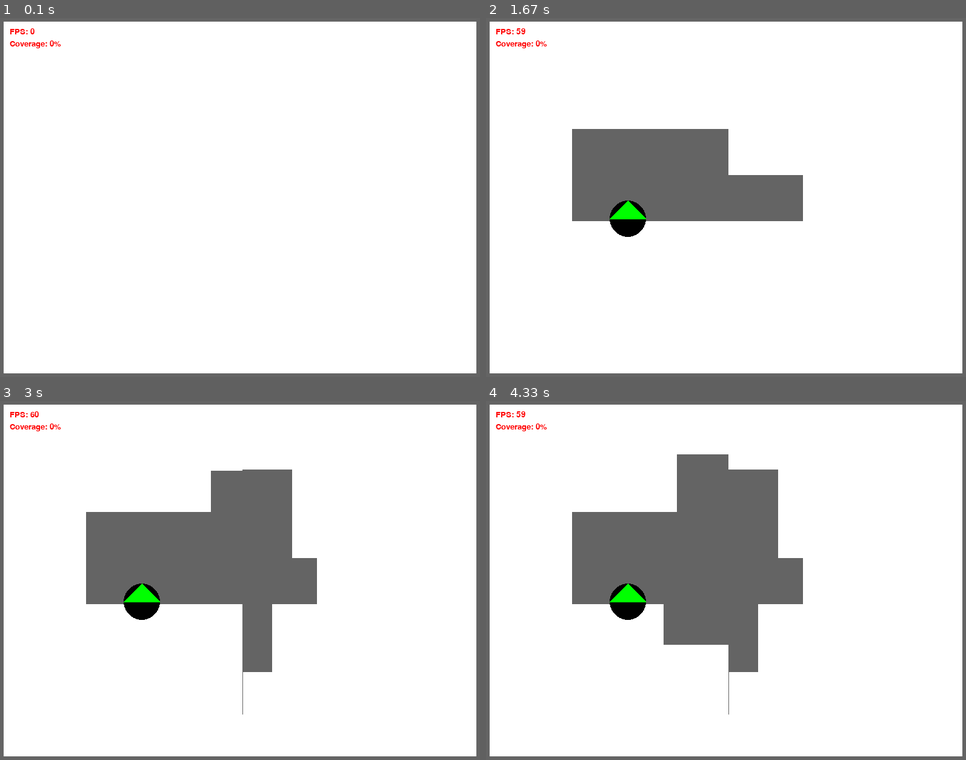
Above: before the commit, frames 1-4 (two rows, left to right).
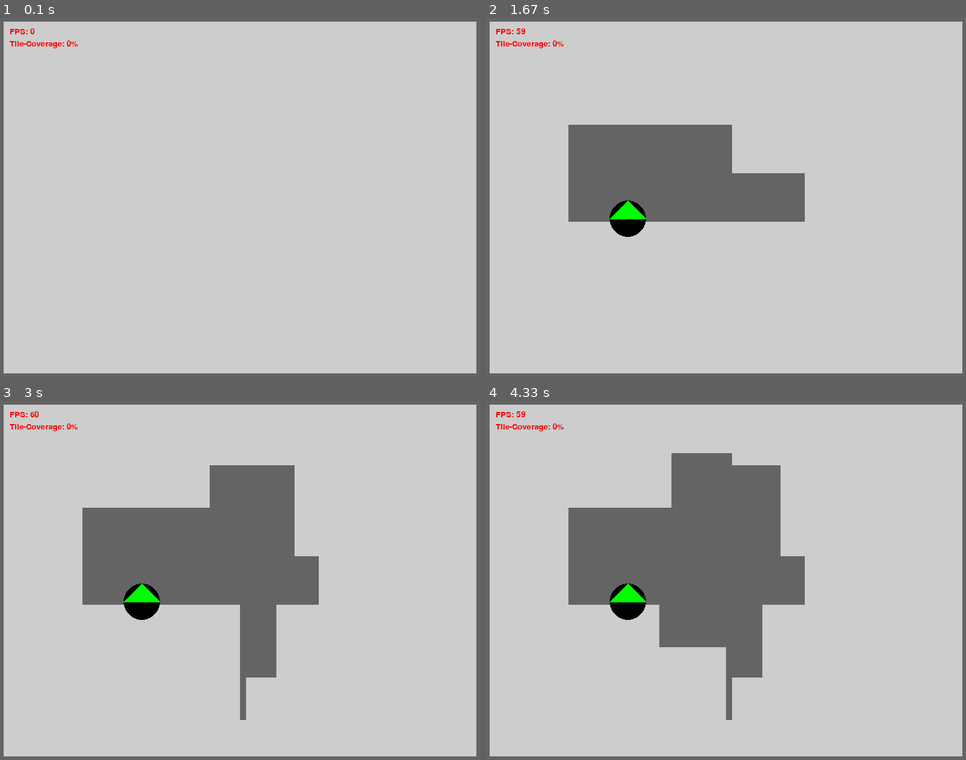
Above: after the commit, the same moments.

Repository: StatueFungus/VacuumCleanerSim
Game: pygame game, started from VacuumCleanerSim.py
Same seed, same stepped clock (60 frames per second), same inputs: the game is played once before the commit and once after it.
Inputs (mouse positions are in pixels of both pictures, inside the frame that each line leads up to):
- Up to frame 1 (0.1 s): no input
- Up to frame 2 (1.67 s): press the mouse at (730, 222) at 0.37 s; move the mouse to (668, 211) at 0.47 s; release the mouse at (610, 201) at 0.6 s; tap R at 0.67 s; press the mouse at (730, 222) at 1.03 s; move the mouse to (649, 175) at 1.13 s; release the mouse at (572, 129) at 1.27 s; press the mouse at (730, 222) at 1.37 s; move the mouse to (764, 197) at 1.47 s; release the mouse at (802, 175) at 1.6 s
- Up to frame 3 (3 s): press the mouse at (244, 605) at 1.7 s; move the mouse to (244, 659) at 1.8 s; release the mouse at (244, 713) at 1.93 s; press the mouse at (244, 605) at 2.03 s; move the mouse to (268, 537) at 2.13 s; release the mouse at (292, 469) at 2.27 s; press the mouse at (244, 605) at 2.37 s; move the mouse to (259, 637) at 2.47 s; release the mouse at (273, 673) at 2.6 s; press the mouse at (244, 605) at 2.7 s; move the mouse to (225, 537) at 2.8 s; release the mouse at (211, 469) at 2.93 s
- Up to frame 4 (4.33 s): press the mouse at (730, 605) at 3.53 s; move the mouse to (697, 623) at 3.63 s; release the mouse at (663, 645) at 3.77 s; press the mouse at (730, 605) at 3.87 s; move the mouse to (702, 530) at 3.97 s; release the mouse at (678, 454) at 4.1 s; press the mouse at (730, 605) at 4.2 s; move the mouse to (649, 612) at 4.3 s

The runs differ from the first frame. In frame 1, 96% of the frame differs, in the area x 0-100%, y 1-99%; in frame 2, 86%; in frame 3, 81%; in frame 4, 79%.

Commit message:
implements partial coverage of tiles

Diff:
--- a/RoomEnvironment.py
+++ b/RoomEnvironment.py
@@ -2,6 +2,7 @@
 from events.ObstacleAdded import ObstacleAdded
 from events.RobotPlaced import RobotPlaced
 from events.TileCovered import TileCovered
+from events.TileCoveredByObstacle import TileCoveredByObstacle
 from sprite import Box
 from sprite.Obstacle import Obstacle
 from sprite.Robot import Robot
@@ -12,6 +13,8 @@
 
 class RoomEnvironment:
     def __init__(self, width: int, height: int, tile_size: int, obstacles=None, robot=None):
+        self.initial_events = []
+
         self.obstacles = []
         self.walls = []
         self.tiles = []
@@ -22,10 +25,10 @@
         self.tile_size = tile_size
 
         self.initialize_tiles()
-        self.initialize_walls()
+        self.initial_events.extend(self.initialize_walls())
 
         if obstacles is not None:
-            self.initialize_default_obstacles(obstacles)
+            self.initial_events.extend(self.initialize_default_obstacles(obstacles))
 
         if robot is not None:
             self.initialize_default_robot(robot)
@@ -36,7 +39,7 @@
         for event in events:
             if event is not None:
                 if event.type == EventType.OBSTACLE_DRAWN:
-                    new_events.append(self.handle_drawn_obstacle(event.drawn_obstacle))
+                    new_events.extend(self.handle_drawn_obstacle(event.drawn_obstacle))
                 if event.type == EventType.ROBOT_DRAWN:
                     new_events.append(self.handle_drawn_robot(event.drawn_robot))
                 if event.type == EventType.CONFIGURATION_CHANGED:
@@ -54,8 +57,11 @@
         self.walls.append(Obstacle(self.width - self.tile_size, self.tile_size, self.tile_size,
                                    self.height - 2 * self.tile_size, wall_color))
 
+        events = []
         for obstacle in self.walls:
-            self._add_obstacle(obstacle)
+            events.extend(self._add_obstacle(obstacle))
+
+        return events
 
     def initialize_tiles(self):
         for x in range(0, self.width, self.tile_size):
@@ -103,16 +109,23 @@
         if y < self.tile_size:
             y = self.tile_size
 
+        events = []
+
         # return ObstacleAdded event with clipped obstacle
         new_obstacle = Obstacle(x, y, width, height, DARK_GREY)
-        self._add_obstacle(new_obstacle)
-        return ObstacleAdded(new_obstacle)
+        events.extend(self._add_obstacle(new_obstacle))
+        events.append(ObstacleAdded(new_obstacle))
+
+        return events
 
     def _add_obstacle(self, obstacle: Obstacle):
         self.obstacles.append(obstacle)
         affected_tiles = self.get_affected_tiles(obstacle.rect.x, obstacle.rect.y, obstacle.width, obstacle.height)
+        events = []
         for tile in affected_tiles:
-            tile.state = TileState.COVERED_BY_OBSTACLE
+            events.append(TileCoveredByObstacle(tile))
+
+        return events
 
     def handle_drawn_robot(self, robot):
         x, y, radius = robot[0], robot[1], robot[2]
@@ -135,7 +148,7 @@
         if self.robot is not None:
             x, y, r = self.robot.x, self.robot.y, self.robot.radius
             affected_tiles = self.get_affected_tiles(x, y, r * 2, r * 2)
-            affected_covered_tiles = list(filter(lambda t: t.state == TileState.UNCOVERED and self.robot.covers_tile(t),
+            affected_covered_tiles = list(filter(lambda t: (t.state == TileState.UNCOVERED or t.state == TileState.COVERED) and self.robot.covers_tile(t),
                                                  affected_tiles))
 
             covered_tiles_events.extend(map(lambda t: TileCovered(t), affected_covered_tiles))
@@ -164,8 +177,11 @@
         return count
 
     def initialize_default_obstacles(self, obstacles):
+        events = []
         for obstacle in obstacles:
-            self._add_obstacle(Obstacle(obstacle[0],obstacle[1],obstacle[2],obstacle[3], DARK_GREY))
+            events.extend(self._add_obstacle(Obstacle(obstacle[0],obstacle[1],obstacle[2],obstacle[3], DARK_GREY)))
+
+        return events
 
     def initialize_default_robot(self, robot):
         self.robot = Robot(robot[0], robot[1], robot[2])
--- a/VacuumCleanerSim.py
+++ b/VacuumCleanerSim.py
@@ -24,7 +24,7 @@
         self.clock = pygame.time.Clock()
         default_obstacles, default_robot = self.get_default_environment()
         self.environment = RoomEnvironment(env_conf["width"], env_conf["height"], tile_size, default_obstacles, default_robot)
-        self.visualizer = Visualizer(self.environment, self.clock)
+        self.visualizer = Visualizer(self.environment, self.clock, self.environment.initial_events)
         self.algorithms = {"random": RandomBounceWalkAlgorithm(), "spiral": SpiralWalkAlgorithm()}
 
         self.algorithm = self.algorithms[self.get_algorithm_name()]
--- a/Visualizer.py
+++ b/Visualizer.py
@@ -14,7 +14,7 @@
 
 
 class Visualizer:
-    def __init__(self, env, clock):
+    def __init__(self, env, clock, initial_events):
         pygame.init()
         w, h, _ = env.get_params()
 
@@ -60,6 +60,8 @@
 
         self.time = strftime("%Y%m%d%H%M%S", gmtime())
 
+        self.handle_sim_events(initial_events)
+
     def update(self, sim_events=None, pygame_events=None):
         if sim_events is not None and len(sim_events) != 0:
             self.handle_sim_events(sim_events)
@@ -100,8 +102,10 @@
             if event.type == EventType.ROBOT_PLACED:
                 log.info("Robot placed " + str(event.placed_robot))
                 self.robot_group.add(event.placed_robot)
-            if event.type == EventType.TILE_COVERED:
+            if event.type == EventType.TILE_COVERED and event.is_first_cover():
                 self.covered_tiles = self.covered_tiles + 1
+                self.tile_group.add(event.tile)
+            if event.type == EventType.TILE_COVERED_BY_OBSTACLE:
                 self.tile_group.add(event.tile)
 
     def get_draw_events(self):
@@ -143,7 +147,7 @@
     def draw_coverage(self):
         if conf["debug"]["draw_coverage"]:
             percentage = self.covered_tiles / self.tile_count * 100 if self.tile_count > 0 else 0
-            coverage_text = self.font.render("Coverage: " + str(int(percentage)) + "%", True, RED)
+            coverage_text = self.font.render("Tile-Coverage: " + str(int(percentage)) + "%", True, RED)
             self.screen.blit(coverage_text, (20, 40))
 
     def draw_time(self):
@@ -152,7 +156,9 @@
             self.screen.blit(time, (20, 60))
 
     def draw(self):
-        self.screen.fill(WHITE)
+        dirt = conf["simulation"].get("dirt", 35)
+        base_color = [255 - dirt, 255 - dirt, 255 - dirt]
+        self.screen.fill(base_color)
 
         self.tile_group.update()
         self.wall_group.update()
--- a/conf/config.json
+++ b/conf/config.json
@@ -3,6 +3,7 @@
     "tile_size": 10,
     "width": 800,
     "height": 600,
+    "dirt": 35,
     "defaults": {
       "1": { "obstacles": [[488, 10, 302, 318], [10, 327, 209, 263]], "robot": [703, 516, 30] },
       "2": { "obstacles": [[361, 10, 76, 462]], "robot": [694, 501, 30] }
@@ -11,11 +12,14 @@
   "robot":{
     "radius": 30,
     "wss": 2,
-    "rss": 5
+    "rss": 5,
+    "dirt_per_cover": 7
   },
   "simulation": {
     "fps": 60,
-    "default_algorithm": "random"
+    "default_algorithm": "random",
+    "ticks_for_cover": 10,
+    "dirt": 50
   },
   "debug": {
     "draw_fps": true,
--- a/events/EventType.py
+++ b/events/EventType.py
@@ -8,3 +8,4 @@
     ROBOT_DRAWN = 4
     ROBOT_PLACED = 5
     TILE_COVERED = 6
+    TILE_COVERED_BY_OBSTACLE = 7
--- a/events/TileCovered.py
+++ b/events/TileCovered.py
@@ -7,4 +7,8 @@
 
     def __init__(self, tile: Tile):
         self.tile = tile
-        self.tile.state = TileState.COVERED
+        self.tile.set_state(TileState.COVERED)
+        self.tile.increase_cover_count()
+
+    def is_first_cover(self):
+        return self.tile.temp_count == 1 and self.tile.cover_count == 1
--- /dev/null
+++ b/events/TileCoveredByObstacle.py
@@ -0,0 +1,10 @@
+from events.EventType import EventType
+from sprite.Tile import Tile, TileState
+
+
+class TileCoveredByObstacle:
+    type = EventType.TILE_COVERED_BY_OBSTACLE
+
+    def __init__(self, tile: Tile):
+        self.tile = tile
+        self.tile.set_state(TileState.COVERED_BY_OBSTACLE)
--- a/sprite/Robot.py
+++ b/sprite/Robot.py
@@ -8,6 +8,7 @@
 from utils.mathUtils import distance, get_direction
 from utils.pygameUtils import rot_center
 from utils.confUtils import CONF as conf
+from utils.confUtils import LOG as log
 
 
 class RobotState(Enum):
--- a/sprite/Tile.py
+++ b/sprite/Tile.py
@@ -1,21 +1,50 @@
 from enum import Enum
 
 from sprite.Box import Box
-from utils.colorUtils import LIGHT_GREY, BLACK
+from utils.colorUtils import LIGHT_GREY, DARK_GREY, BLACK, WHITE
 from utils.confUtils import CONF as conf
 
 
 class Tile(Box):
     def __init__(self, x: int, y: int):
-
         ts = conf["environment"]["tile_size"]
         super().__init__(x, y, ts, ts, LIGHT_GREY)
 
+        self.cover_count = 0
+        self.temp_count = 0
+        self.need_update = False
         self.state = TileState.UNCOVERED
 
+        self.dirt_per_cover = conf["robot"].get("dirt_per_cover", 7)
+        self.dirt = conf["simulation"].get("dirt", 35)
+        self.ticks_for_cover = conf["simulation"].get("ticks_for_cover", 10)
+        self.dirt = self.dirt if self.dirt % self.dirt_per_cover == 0 else self.dirt - self.dirt % self.dirt_per_cover
+        self.steps = self.dirt / self.dirt_per_cover
+        self.base_color = [255 - self.dirt, 255 - self.dirt, 255 - self.dirt]
+
     def update(self):
-        if self.state == TileState.COVERED_BY_OBSTACLE:
-            self.image.fill(BLACK)
+        if self.need_update:
+            if self.state == TileState.COVERED_BY_OBSTACLE:
+                self.image.fill(DARK_GREY)
+
+            if self.state == TileState.COVERED:
+                color = list(map(lambda x: x + self.cover_count * self.dirt_per_cover, self.base_color)) # calculates the new color
+                self.image.fill(color)
+
+        self.need_update = False
+
+    def set_state(self, new_state):
+        self.state = new_state
+        self.need_update = True
+
+    def increase_cover_count(self):
+        if self.temp_count == 0:
+            self.cover_count = self.cover_count + 1
+
+        self.temp_count = self.temp_count + 1
+
+        if self.temp_count >= self.ticks_for_cover and self.cover_count < self.steps:
+            self.temp_count = 0
 
 
 class TileState(Enum):
